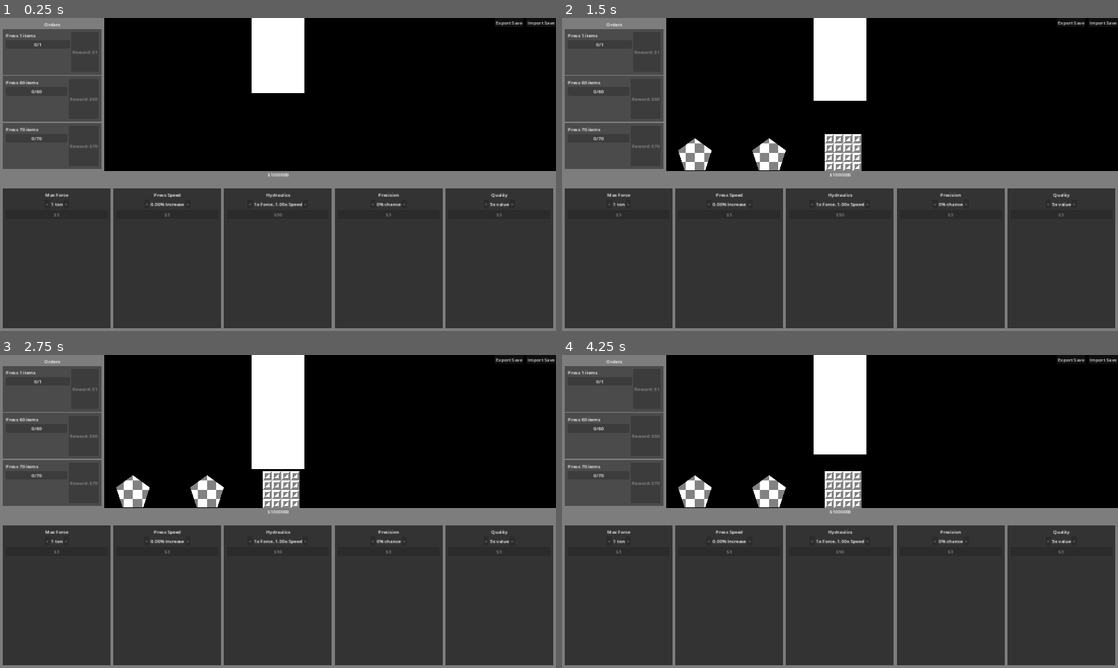
Above: before the commit, frames 1-4 (two rows, left to right).
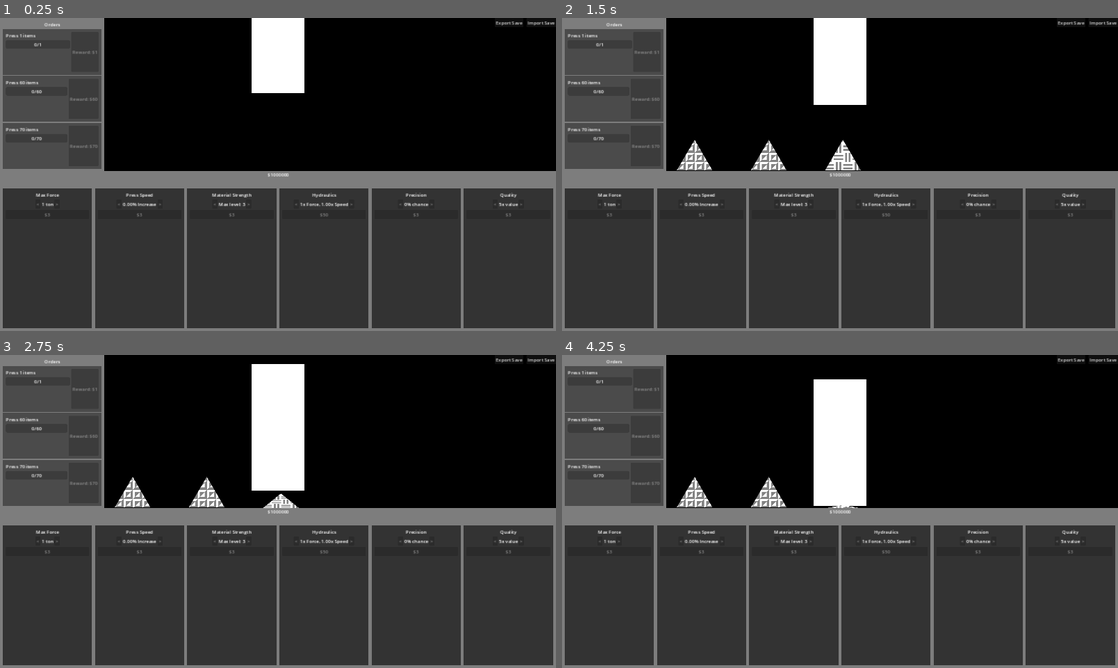
Above: after the commit, the same moments.

Repository: miyo6032/HydraulicPressIncremental
Game: Godot game, scene res://1_main.tscn
Two runs of this game, one before a commit and one after it. Both use one fixed random seed, a clock stepped at 60 frames per second and the inputs below.
Inputs (mouse positions are in pixels of both pictures, inside the frame that each line leads up to):
- Up to frame 1 (0.25 s): no input
- Up to frame 2 (1.5 s): tap Enter at 0.5 s; move the mouse to (962, 158) at 0.52 s; hold Up (ui_up) 0.53-1.25 s; tap Tab at 0.6 s; click (962, 158) at 0.67 s; drag from (728, 190) to (812, 237) at 1.27 s
- Up to frame 3 (2.75 s): move the mouse to (333, 442) at 2.02 s; hold Up (ui_up) from 2.03 s (still down); tap Tab at 2.1 s
- Up to frame 4 (4.25 s): release Up (ui_up) at 2.75 s; drag from (812, 574) to (673, 464) at 2.77 s; move the mouse to (1006, 558) at 3.52 s; hold Down (ui_down) from 3.53 s (still down); tap Tab at 3.6 s

The runs differ from the first frame. In frame 1, 3.0% of the frame differs, in the area x 6-94%, y 54-100%; in frame 2, 4.4%; in frame 3, 4.7%; in frame 4, 5.7%, in the area x 6-94%, y 0-100%.

Commit message:
add material upgrade

Diff:
--- a/1_main.tscn
+++ b/1_main.tscn
@@ -10,10 +10,11 @@
 [ext_resource type="PackedScene" uid="uid://bn1wj400srr3t" path="res://order.tscn" id="6_fwinf"]
 [ext_resource type="Script" path="res://OrderManager.gd" id="6_n48yw"]
 [ext_resource type="Resource" uid="uid://5q2kvb77tv84" path="res://data/order_list.tres" id="7_hs1cp"]
+[ext_resource type="Resource" uid="uid://bv8od311mhd3g" path="res://data/upgrades/material_upgrade.tres" id="7_kusu8"]
 
 [node name="Main" type="Node"]
 script = ExtResource("1_kxjkt")
-upgrades = Array[Resource("res://UpgradeRes.gd")]([ExtResource("2_mf8dy"), ExtResource("3_egk44"), ExtResource("4_t8crt"), ExtResource("5_qnsgg"), ExtResource("6_85bxp")])
+upgrades = Array[Resource("res://UpgradeRes.gd")]([ExtResource("2_mf8dy"), ExtResource("3_egk44"), ExtResource("7_kusu8"), ExtResource("4_t8crt"), ExtResource("5_qnsgg"), ExtResource("6_85bxp")])
 
 [node name="Simulation" parent="." instance=ExtResource("1_widi8")]
 
--- a/Conveyor.gd
+++ b/Conveyor.gd
@@ -10,13 +10,23 @@
 
 var crushables = []
 
+const base_material_level = 3
+
+var material_level = base_material_level
+
 func _ready():
     Console.add_command("mv", move_conveyor)
+    EventBus.upgrade_level_changed.connect(upgrade_level_changed)
+
+func upgrade_level_changed(instance):
+    if instance.upgrade.upgrade_type == Enums.UpgradeType.Materials:
+        material_level = base_material_level + instance.current_upgrade_level
+        instance.set_upgrade_label("Max level: %s" % Utils.format_num(material_level))
 
 func move_conveyor():
     var crushable = crushable_scene.instantiate()
     add_child(crushable)
-    crushable.init(shapes[randi_range(0, shapes.size() - 1)], pattern[randi_range(0, pattern.size() - 1)])
+    crushable.init(shapes[randi_range(0, material_level - 3)], pattern[randi_range(0, pattern.size() - 1)])
     crushable.global_position = crushable_spawn.global_position
     crushables.append(crushable)
 
--- /dev/null
+++ b/data/upgrades/material_upgrade.tres
@@ -0,0 +1,11 @@
+[gd_resource type="Resource" script_class="UpgradeRes" load_steps=2 format=3 uid="uid://bv8od311mhd3g"]
+
+[ext_resource type="Script" path="res://UpgradeRes.gd" id="1_mumem"]
+
+[resource]
+script = ExtResource("1_mumem")
+name = "Material Strength"
+upgrade_value = 1.0
+upgrade_type = 5
+tooltip = "Stronger and more valuable materials may appear"
+costs = Array[float]([3.0, 6.0, 12.0])
Not shown: 1 places in 1_main.tscn that only renumber resources
